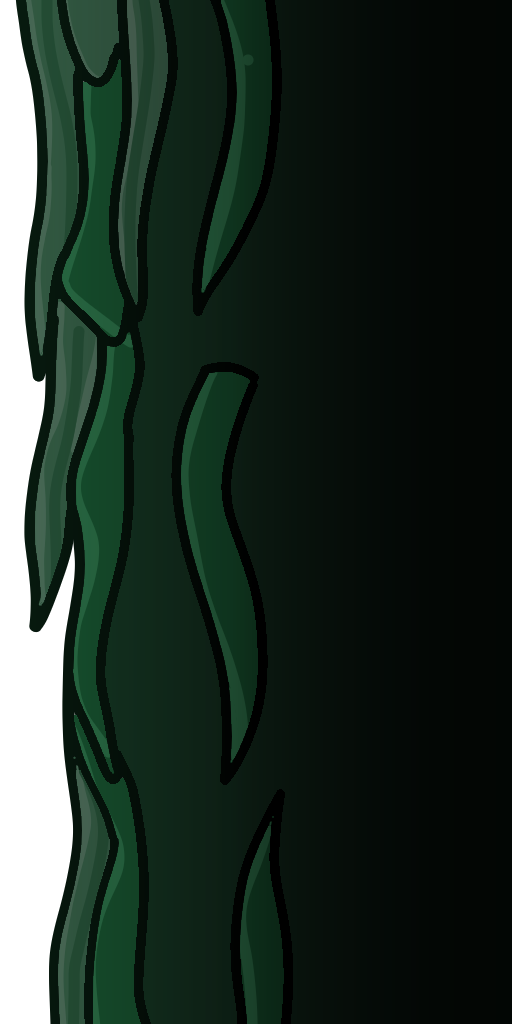
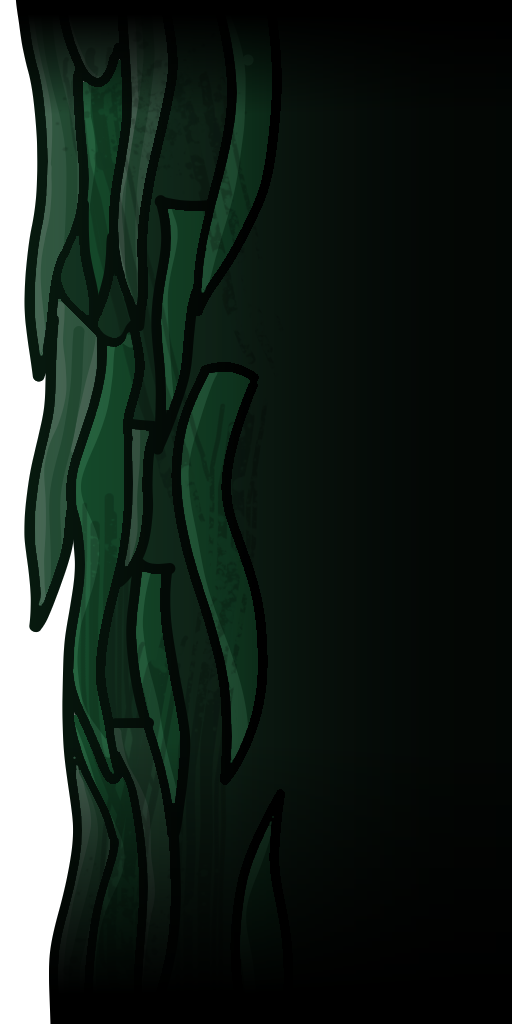
Layer changes from the first 512 × 1024 image to the second:
added layer "Paint Layer 4" above "Paint Layer 2" over (16, 0, 512, 1024)
painted on "Paint Layer 2" over (16, 0, 512, 1024)
painted on "Paint Layer 1" over (16, 0, 512, 1024)
added layer "Paint Layer 3" (25%) above "Background" over (16, 0, 512, 1024)
painted on "Background" over (16, 0, 512, 1024)
